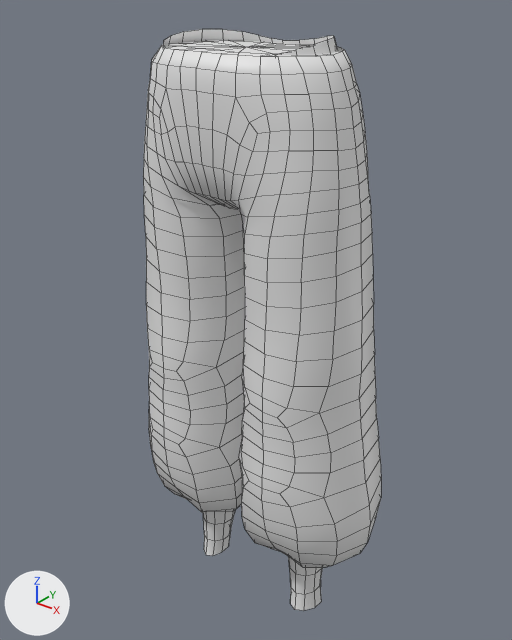
The FBX model Assets/BoZo_StylizedModularCharacters/Outfits/Base/Bottom/Outfit_Bottom_BaggyPantsShort/Outfit_Bottom_BaggyPantsShort.fbx as it was, and as the next commit left it.
One viewpoint serves both versions: a 50 mm lens placed at (0.651, -0.822, 1.169), pointed at (-0.008, 0.001, 0.658). The lights are fixed; the arrows at lower left show +X, +Y and +Z. Mesh edges are drawn as thin lines. Materials are left out; every surface is plain grey. Vertices at the same position are counted once.

The first picture shows 'Outfit_Bottom_BaggyPantsShort'.
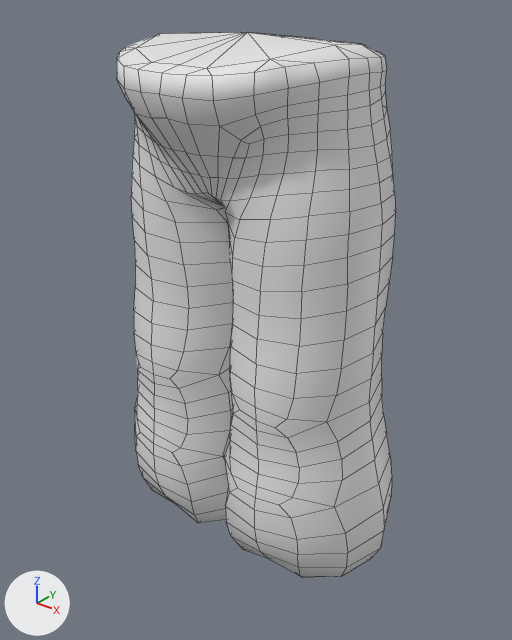
The newer file adds a shape key; the second version is drawn at full value of the shape key 'Shape_Weight' of 'Bottom_BaggyPantsShort', and the change is written as the vertex moves it makes.

What differs and where, as boxes (x1, y1, x2, y2) in the pictures (512 x 640 px):
'Outfit_Bottom_BaggyPantsShort', reshaped (17% wider, 6% shorter)
    before: (143, 29, 381, 611)
    after: (117, 32, 396, 578)
part 1 of me_mesh, rebuilt (17% wider)
    before: (143, 40, 381, 567)
    after: (117, 32, 396, 578)
part 2 of me_mesh, deleted
    before: (163, 29, 337, 56)
part 3 of me_mesh, deleted
    before: (288, 556, 323, 611)
part 4 of me_mesh, deleted
    before: (203, 510, 235, 556)

What changed in the scene script:
```text
Change me_mesh:
    used by ob_outfit_bottom_baggypantsshort; location = (0.0, 0.0, 0.0); rotation_euler = (1.571, 0.0, 0.0), in degrees (90, 0, 0); scale = (0.01, 0.01, 0.01)
    remove me_mesh.from_pydata(...)  # 886 vertices, 854 faces; spans x -23.3..23.3, y 10.8..109.8, z -12.1..13.1
    add me_mesh.from_pydata(...)  # 711 vertices, 734 faces; spans x -25.7..25.7, y 23.7..110.0, z -14.0..19.3
    me_mesh part 1: the loose piece of 712 vertices spanning x -23.3..23.3, y 24.0..108.2, z -12.1..13.1 is rebuilt with 711 vertices and now spans x -25.7..25.7, y 23.7..110.0, z -14.0..19.3
    me_mesh part 2: the loose piece of 86 vertices spanning x -14.2..14.2, y 100.1..109.8, z -9.3..11.8 is deleted
    me_mesh part 3: the loose piece of 44 vertices spanning x 6.8..14.4, y 10.8..24.9, z -4.8..3.3 is deleted
    me_mesh part 4: the loose piece of 44 vertices spanning x -14.4..-6.8, y 10.8..24.9, z -4.8..3.3 is deleted
```
